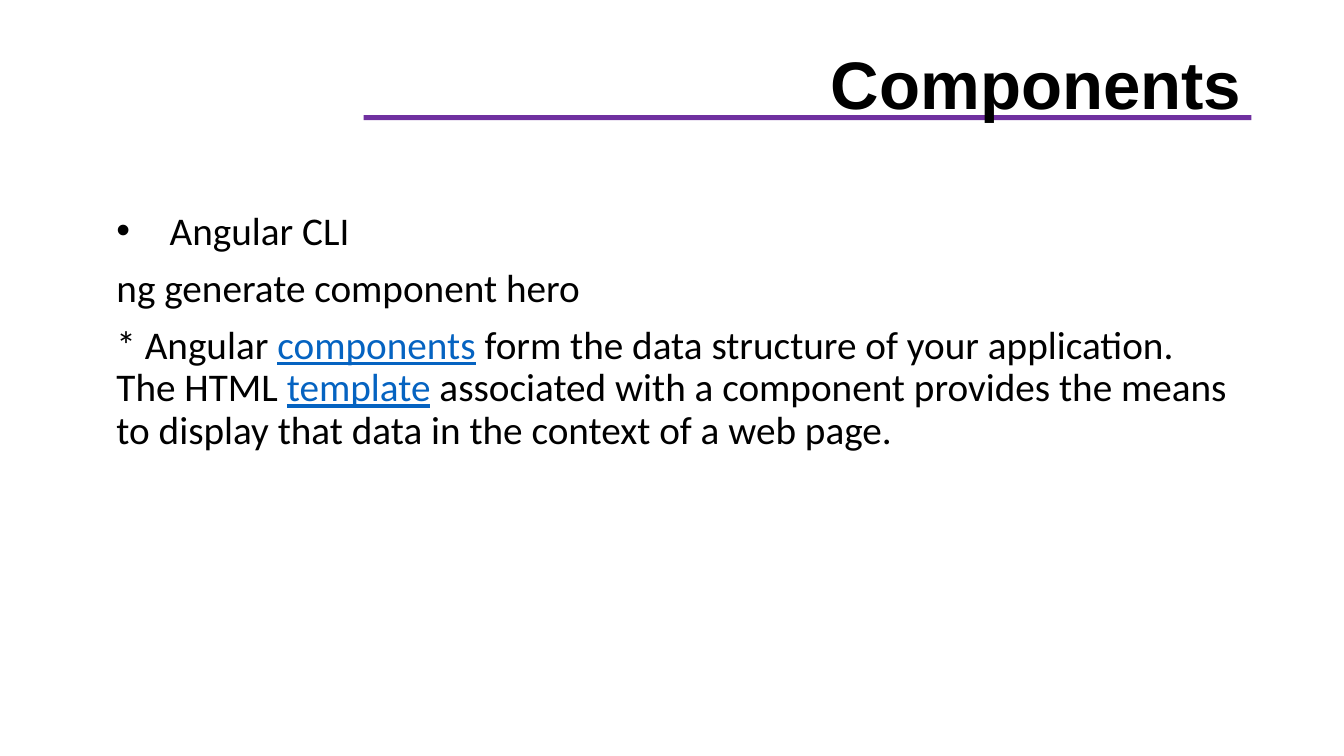
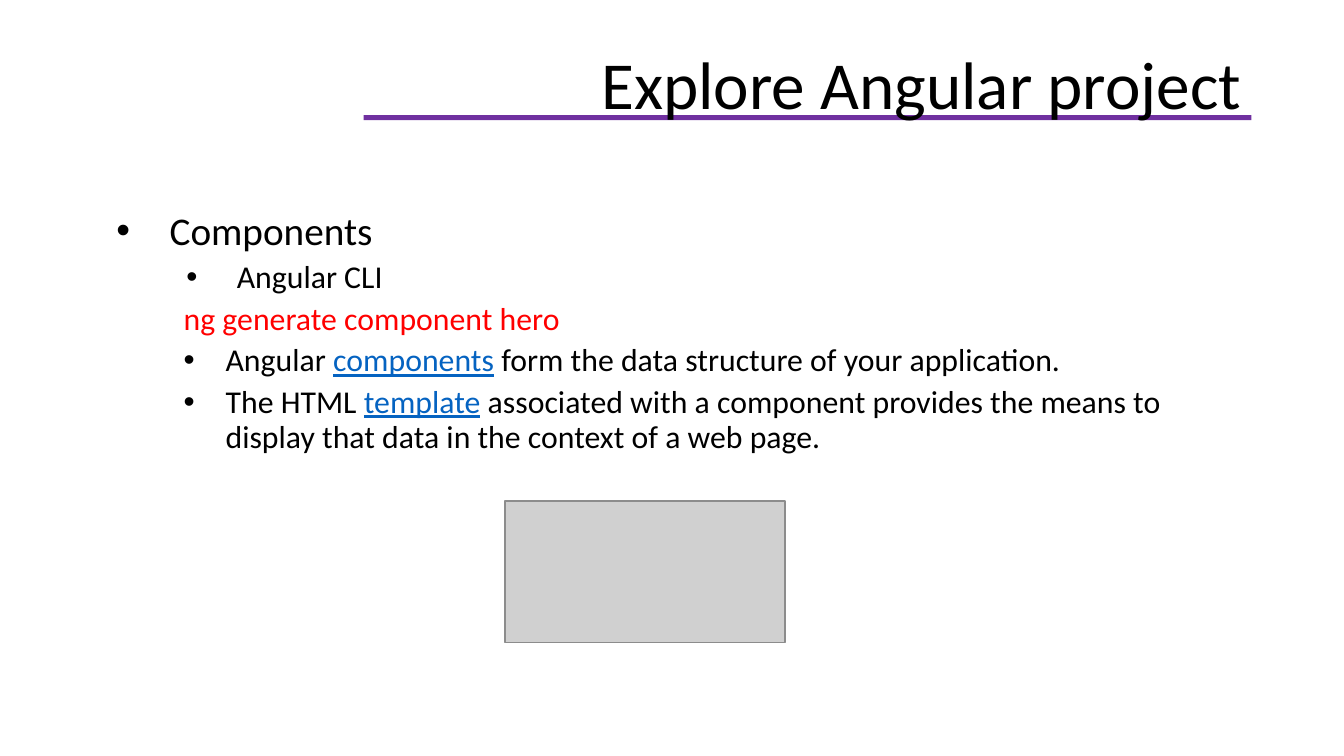
Before and after one commit to helenhash/angular-training, a slide deck: slide 23 of docs/Angular Training.pptx (slide 32 before the commit). Drawn at 1344x756 pixels with LibreOffice and Linux fonts; fonts in the diff are those of the drawing; grey boxes stand for pictures; background and template pictures are left out. Boxes give left, top, right and bottom in pixels: in the first picture for what was removed or moved away, otherwise in the second. Text is boxed around its words. In the diff, an @@ line names an element or a change of style, - is before the commit and + after.

```diff
--- a/docs/Angular Training.pptx
+++ b/docs/Angular Training.pptx
@@ title at bbox=[601, 62, 1241, 121]: text changed; font Arial to Calibri; bold off @@
-Components
+Explore Angular project
@@ text at bbox=[170, 219, 373, 252]: paragraph added @@
+• Components
@@ text at bbox=[184, 266, 560, 336]: size 21 to 17 pt in "Angular CLI", "ng generate component hero"; text colour #000000 to #FF0000 in "ng generate component hero"; list level 1 to 2 in "Angular CLI"; list level 1 to 2 in "ng generate component hero" @@
@@ text at bbox=[226, 349, 1160, 454]: text changed; size 21 to 17 pt @@
-* Angular components form the data structure of your application. The HTML template associated with a component provides the means to display that data in the context of a web page.
+  • Angular components form the data structure of your application.
+  • The HTML template associated with a component provides the means to display that data in the context of a web page.
@@ picture added at bbox=[505, 501, 785, 642] @@
```
Also in this commit, not shown: 43 other slides changed, 9 slides added, 9 slides removed, 18 other files.
